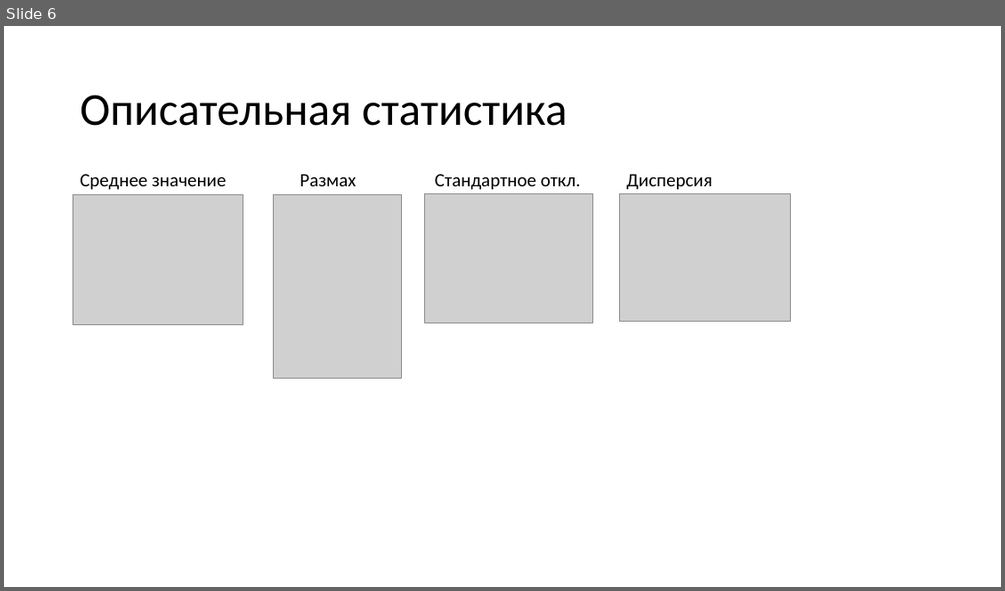
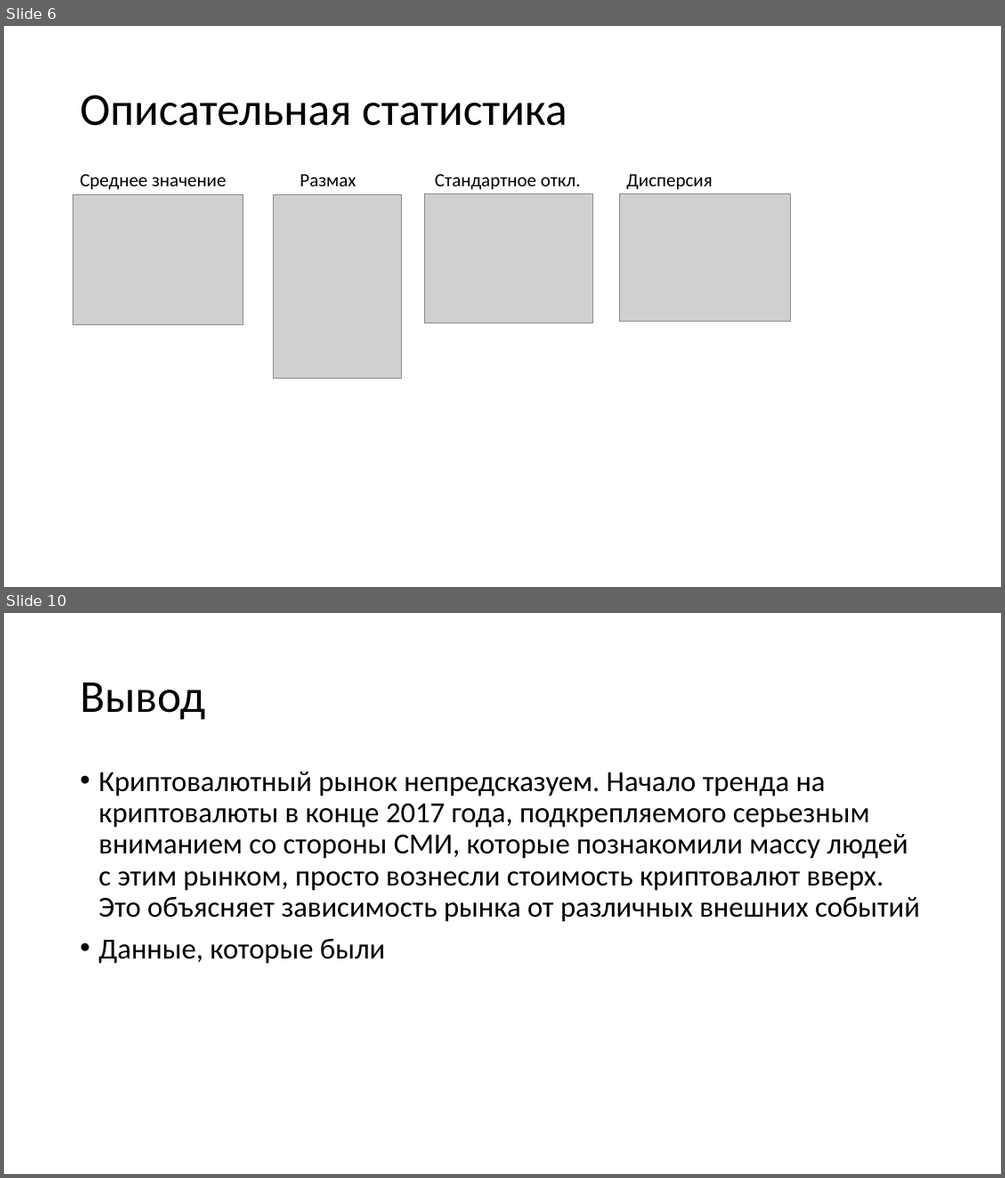
Before and after one commit to egorserdyuk/ASU-Datascience, a slide deck: Crypto/Анализ данных.pptx. Shown one above the other, each under a label of ours: slide 6 before the commit, slides 6 and 10 after it; the slides between them are not shown. The pictures are 1005x591 and 1005x1178 pixels, drawn with LibreOffice and Linux fonts; fonts in the diff are those of the drawing; grey boxes stand for pictures. Boxes give left, top, right and bottom in pixels: in the first picture for what was removed or moved away, otherwise in the second. Text is boxed around its words. In the diff, an @@ line names an element or a change of style, - is before the commit and + after.

```diff
--- a/Crypto/Анализ данных.pptx
+++ b/Crypto/Анализ данных.pptx
@@ slide 10 added at <box>4,613,1001,1174</box>, background #FFFFFF @@
@@ title added at <box>80,682,205,720</box>, 44 pt, text #000000 @@
+Вывод
@@ text added at <box>98,771,920,964</box>, 28 pt, text #000000 @@
+• Криптовалютный рынок непредсказуем. Начало тренда на криптовалюты в конце 2017 года, подкрепляемого серьезным вниманием со стороны СМИ, которые познакомили массу людей с этим рынком, просто вознесли стоимость криптовалют вверх. Это объясняет зависимость рынка от различных внешних событий
+• Данные, которые были
```
Also in this commit, not shown: 1 slide changed, 2 other slides added.
